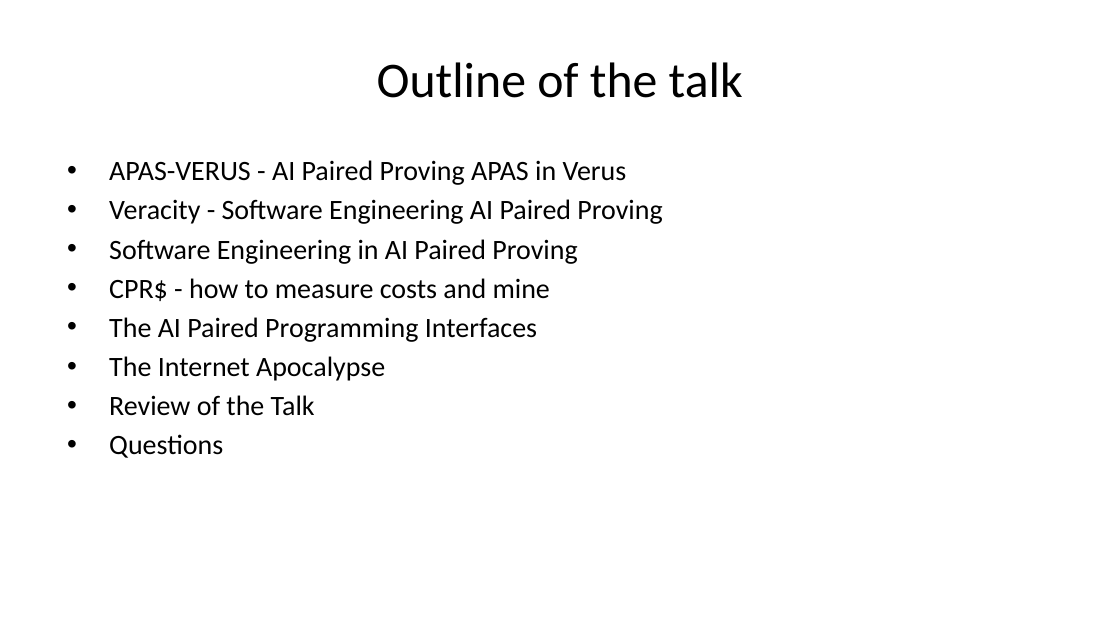
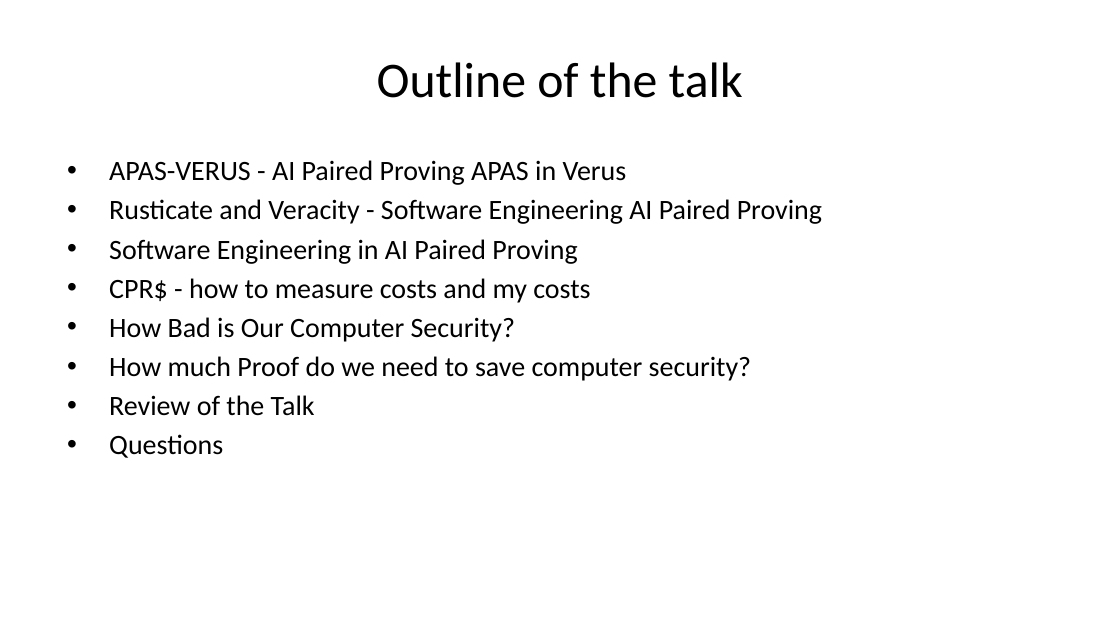
Before and after one commit to briangmilnes/APAS-VERUS, a slide deck: slide 3 of lectures/slidesAWS.pptx. Drawn at 1120x630 pixels with LibreOffice and Linux fonts; fonts in the diff are those of the drawing. Boxes give left, top, right and bottom in pixels: in the first picture for what was removed or moved away, otherwise in the second. Text is boxed around its words. In the diff, an @@ line names an element or a change of style, - is before the commit and + after.

```diff
--- a/lectures/slidesAWS.pptx
+++ b/lectures/slidesAWS.pptx
@@ text at bbox=[109, 199, 822, 224]: text changed @@
-• Veracity - Software Engineering AI Paired Proving
+• Rusticate and Veracity - Software Engineering AI Paired Proving
@@ text at bbox=[109, 278, 752, 381]: text changed @@
-• CPR$ - how to measure costs and mine
-• The AI Paired Programming Interfaces
-• The Internet Apocalypse
+• CPR$ - how to measure costs and my costs
+• How Bad is Our Computer Security?
+• How much Proof do we need to save computer security?
```
Also in this commit, not shown: 35 other slides changed, 8 slides added, 41 slides removed, 2 other files.
